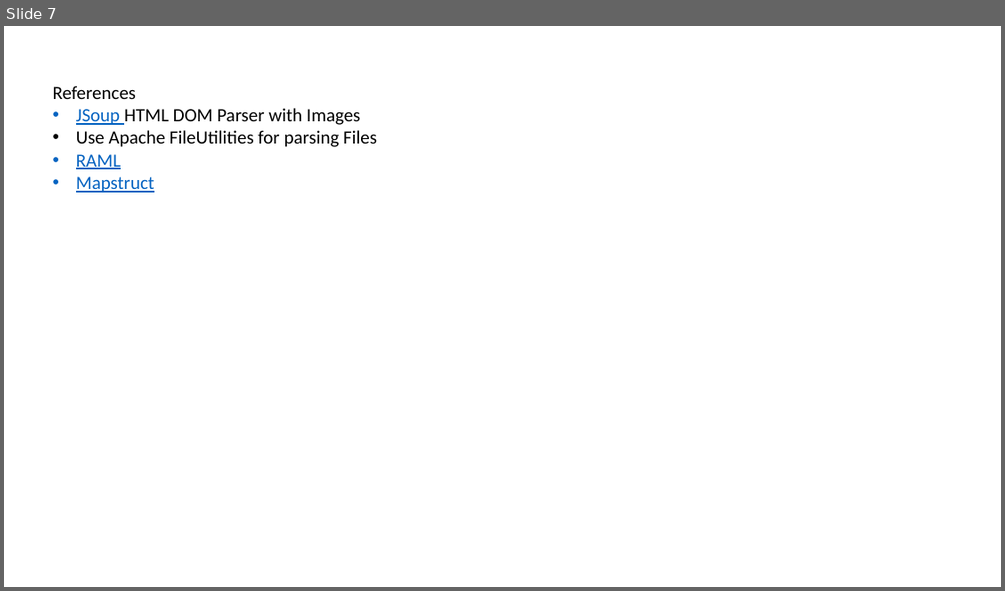
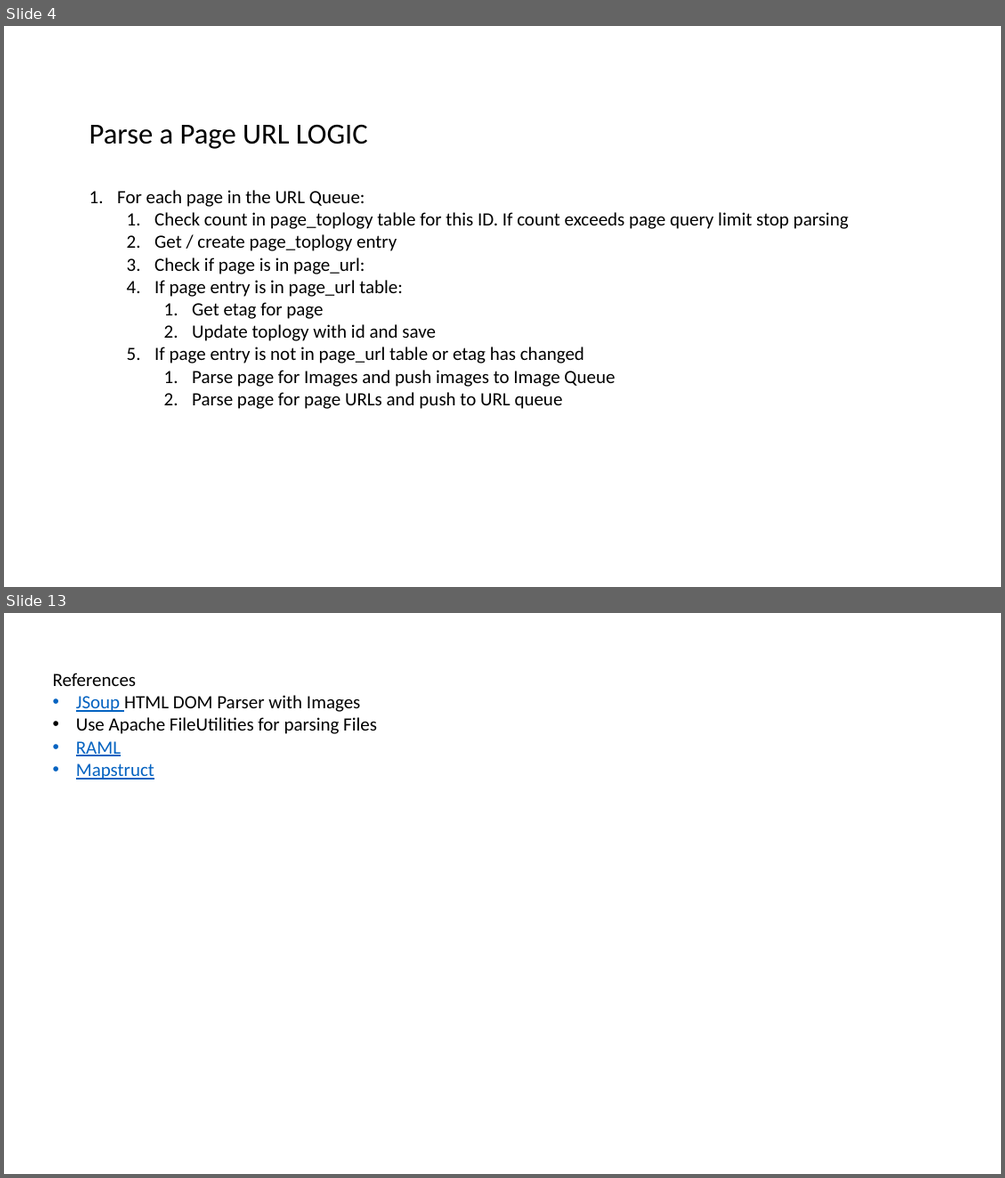
Before and after one commit to datim/squid, a slide deck: docs/design.pptx. Shown one above the other, each under a label of ours: slide 7 before the commit, slides 4 and 13 after it; the slides between them are not shown. The pictures are 1005x591 and 1005x1178 pixels, drawn with LibreOffice and Linux fonts; fonts in the diff are those of the drawing. Boxes give left, top, right and bottom in pixels: in the first picture for what was removed or moved away, otherwise in the second. Text is boxed around its words. In the diff, an @@ line names an element or a change of style, - is before the commit and + after.

Commit message:
Update design for new tables

```diff
--- a/docs/design.pptx
+++ b/docs/design.pptx
@@ slide 4 added at bbox=[4, 26, 1001, 587], background #FFFFFF @@
@@ text added at bbox=[89, 124, 849, 409], 18 pt, text #000000 @@
+Parse a Page URL LOGIC
+1. For each page in the URL Queue:
+  1. Check count in page_toplogy table for this ID. If count exceeds page query limit stop parsing
+  2. Get / create page_toplogy entry
+  3. Check if page is in page_url:
+  4. If page entry is in page_url table:
+    1. Get etag for page
+    2. Update toplogy with id and save
+  5. If page entry is not in page_url table or etag has changed
+    1. Parse page for Images and push images to Image Queue
+    2. Parse page for page URLs and push to URL queue
@@ what was slide 7 is now slide 13 @@
```
Also in this commit, not shown: 4 slides changed, 6 other slides added, 2 slides removed.
